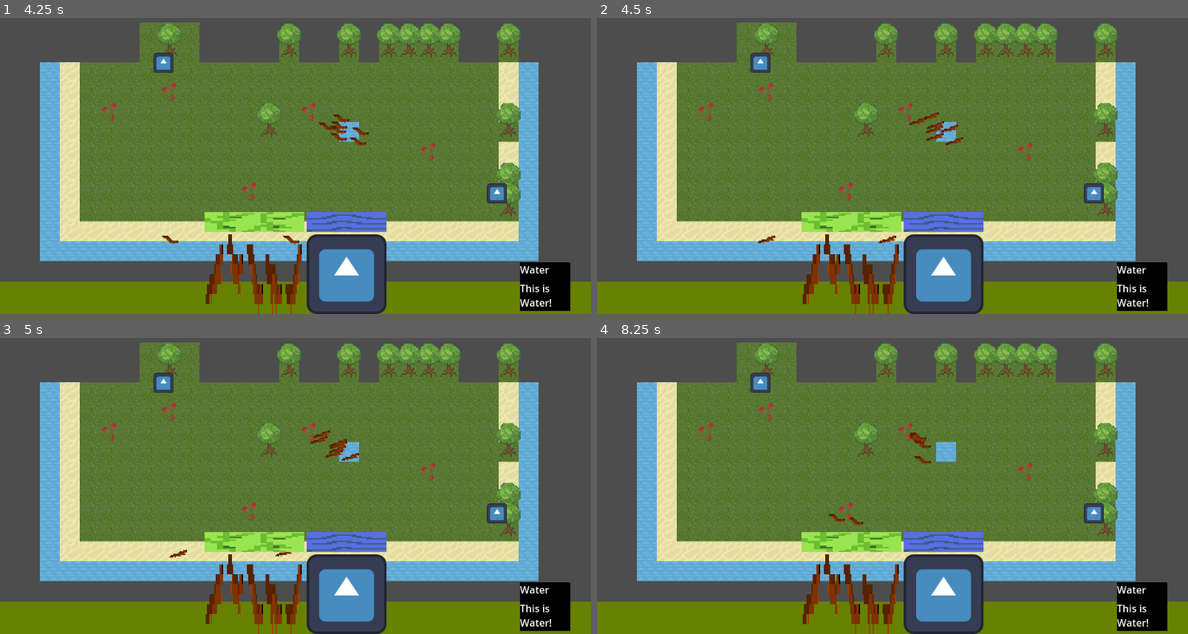
Above: before the commit, frames 1-4 (two rows, left to right).
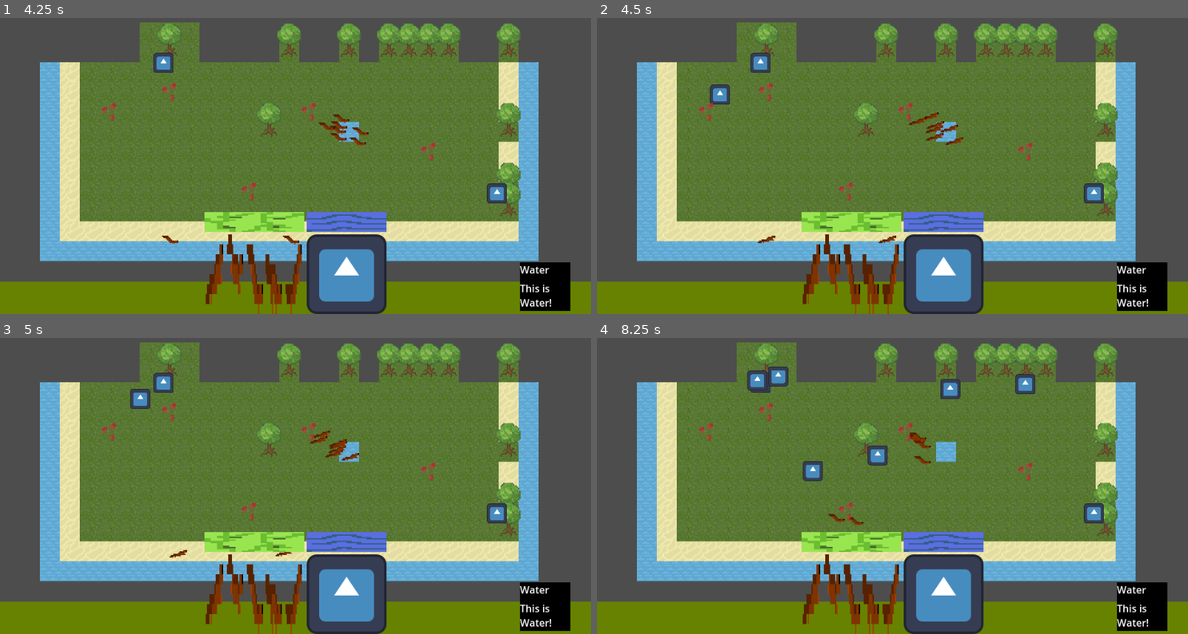
Above: after the commit, the same moments.

Repository: zliebowitz/ld56
Game: Godot game, scene res://tilemap.tscn
Two runs of this game, one before a commit and one after it. Both use one fixed random seed, a clock stepped at 60 frames per second and the inputs below. The engine's default icon, where the game draws it, is replaced by a stand-in: a white triangle on a blue panel in a dark square.
Inputs (mouse positions are in pixels of both pictures, inside the frame that each line leads up to):
- Up to frame 1 (4.25 s): move the mouse to (254, 222) at 0.52 s; click (254, 222) at 0.6 s; move the mouse to (348, 222) at 1.27 s; click (348, 222) at 1.35 s; move the mouse to (254, 275) at 2.02 s; click (254, 275) at 2.1 s; move the mouse to (348, 275) at 2.77 s; click (348, 275) at 2.85 s; move the mouse to (472, 198) at 3.52 s; click (472, 198) at 3.6 s
- Up to frame 2 (4.5 s): move the mouse to (715, 97) at 4.27 s; click (715, 97) at 4.35 s
- Up to frame 3 (5 s): no input
- Up to frame 4 (8.25 s): move the mouse to (922, 468) at 5.02 s; click (922, 468) at 5.1 s; move the mouse to (803, 385) at 5.77 s; click (803, 385) at 5.85 s; move the mouse to (1022, 450) at 6.52 s; click (1022, 450) at 6.6 s; move the mouse to (774, 486) at 7.27 s; click (774, 486) at 7.35 s; move the mouse to (951, 394) at 8.02 s; click (951, 394) at 8.1 s

Frame 1 is identical in both runs. In frame 2, 0.2% of the frame differs, in the area x 19-23%, y 22-30%; in frame 3, 0.2%; in frame 4, 1.3%, in the area x 25-75%, y 9-49%.

Commit message:
remember the animals

Diff:
--- a/Assets/Scripts/tilemap.gd
+++ b/Assets/Scripts/tilemap.gd
@@ -51,7 +51,6 @@
 				return
 			animal.position = mouse_pos
 			animal_parent.add_child(animal)
-			is_placing_animal = false
 
 
 
Not shown: 1 places in tilemap.tscn that only renumber resources
